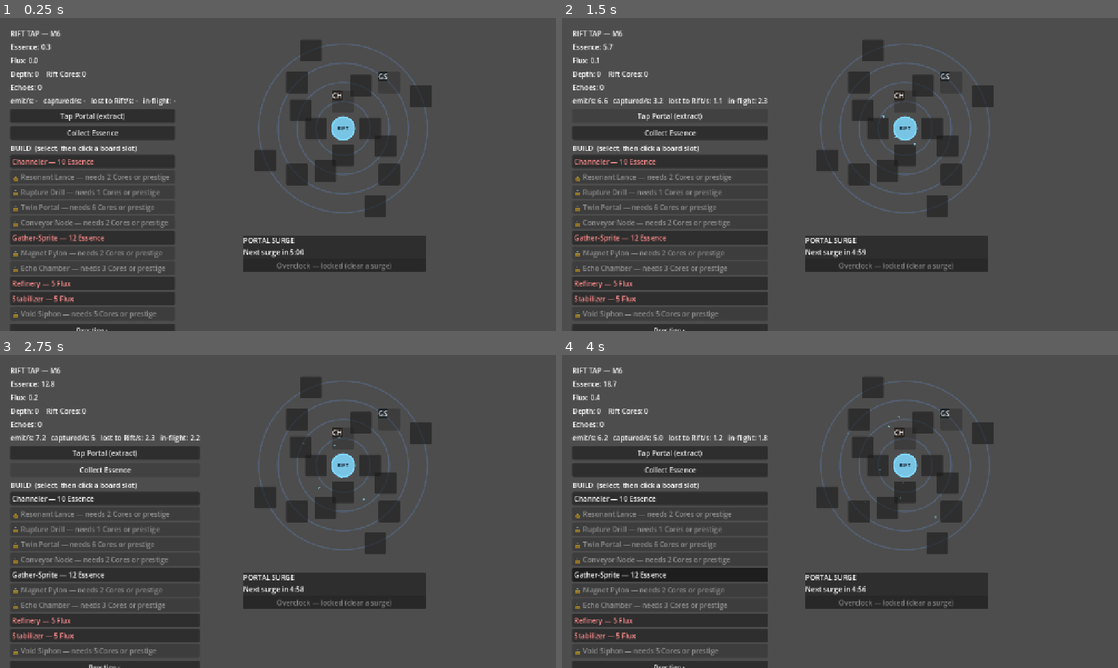
Above: before the commit, frames 1-4 (two rows, left to right).
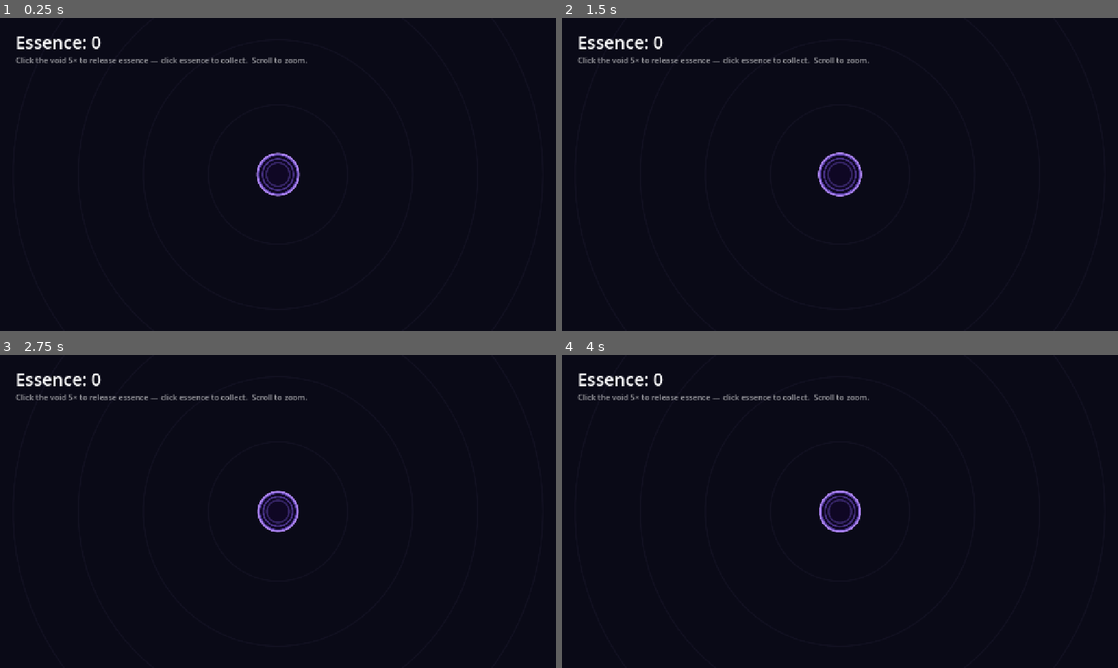
Above: after the commit, the same moments.

Repository: SebRobitaille/reboot-inc
Game: Godot game, scene res://scenes/prototype/VoidGame.tscn
Two runs of this game, one before a commit and one after it. Both use one fixed random seed, a clock stepped at 60 frames per second and the inputs below. Before the commit the project starts from res://scenes/main/Main.tscn.
Inputs (mouse positions are in pixels of both pictures, inside the frame that each line leads up to):
- Up to frame 1 (0.25 s): no input
- Up to frame 2 (1.5 s): click (656, 115) at 0.5 s, where only the run before the commit has a clickable "Tap Portal (extract)"; click (667, 115) at 1.25 s, where only the run before the commit has a clickable "Tap Portal (extract)"
- Up to frame 3 (2.75 s): click (105, 470) at 2 s, where only the run before the commit has a clickable "Collect Essence"
- Up to frame 4 (4 s): click (667, 498) at 2.75 s, where only the run before the commit has a clickable "Channeler — 10 Essence"; click (667, 574) at 3.5 s, where only the run before the commit has a clickable "Gather-Sprite — 12 Essence"

The runs differ from the first frame. In frame 1, 100% of the frame differs, in the area x 0-100%, y 0-100%; in frame 2, 100%; in frame 3, 100%; in frame 4, 98%.

Commit message:
Rift Tap: pivot to void-clicker prototype
New direction (scenes/prototype/), a tactile top-down clicker:

- void_game.gd: a small void portal centered on screen; click it 5x to
  release one Essence (charge arc shows progress); Essence scatters out and
  settles in a ring around the void; click drops to collect. Scroll-wheel
  zoom via Camera2D. Opens on the secondary monitor for dev.
- essence.gd / Essence.tscn: a drop flung from the void rim that drifts out
  under friction and is collected on click.
- project.godot main scene -> VoidGame.tscn.

The earlier simulation game (economy/surges/prestige/board) stays in the
repo and its autoloads still load, dormant; can be stripped later.

Co-Authored-By: Claude Opus 4.8 <noreply@anthropic.com>

Diff:
--- a/GodotProjects/void_miner/docs/rift_tap/project.godot
+++ b/GodotProjects/void_miner/docs/rift_tap/project.godot
@@ -11,17 +11,8 @@
 [application]
 
 config/name="Rift Tap"
-run/main_scene="res://scenes/main/Main.tscn"
+run/main_scene="res://scenes/prototype/VoidGame.tscn"
 config/features=PackedStringArray("4.6", "Forward Plus")
-
-[display]
-
-; Launch fullscreen; the fixed-layout UI is scaled to fill via canvas_items stretch.
-window/size/viewport_width=1280
-window/size/viewport_height=720
-window/size/mode=3
-window/stretch/mode="canvas_items"
-window/stretch/aspect="keep"
 
 [autoload]
 
@@ -34,3 +25,10 @@
 PrestigeManager="*res://autoload/prestige_manager.gd"
 SaveManager="*res://autoload/save_manager.gd"
 AudioManager="*res://autoload/audio_manager.gd"
+
+[display]
+
+window/size/viewport_width=1280
+window/size/viewport_height=720
+window/size/mode=3
+window/stretch/mode="canvas_items"
--- /dev/null
+++ b/GodotProjects/void_miner/docs/rift_tap/scenes/prototype/Essence.tscn
@@ -0,0 +1,12 @@
+[gd_scene load_steps=3 format=3]
+
+[ext_resource type="Script" path="res://scenes/prototype/essence.gd" id="1_ess"]
+
+[sub_resource type="CircleShape2D" id="CircleShape2D_1"]
+radius = 26.0
+
+[node name="Essence" type="Area2D"]
+script = ExtResource("1_ess")
+
+[node name="CollisionShape2D" type="CollisionShape2D" parent="."]
+shape = SubResource("CircleShape2D_1")
--- /dev/null
+++ b/GodotProjects/void_miner/docs/rift_tap/scenes/prototype/VoidGame.tscn
@@ -0,0 +1,6 @@
+[gd_scene load_steps=2 format=3]
+
+[ext_resource type="Script" path="res://scenes/prototype/void_game.gd" id="1_void"]
+
+[node name="VoidGame" type="Node2D"]
+script = ExtResource("1_void")
--- /dev/null
+++ b/GodotProjects/void_miner/docs/rift_tap/scenes/prototype/essence.gd
@@ -0,0 +1,40 @@
+extends Area2D
+## A drop of Essence (top-down): flung outward from the void, it drifts and settles
+## on the ground around the void, glowing until the player clicks it to collect.
+
+signal collected(amount: int)
+
+const DRAG := 3.0          # how fast outward motion bleeds off (lower = travels further)
+const STOP_SPEED := 10.0
+const RADIUS := 15.0
+
+var _vel := Vector2.ZERO
+var _settled := false
+
+func setup(pos: Vector2, vel: Vector2) -> void:
+	position = pos
+	_vel = vel
+
+func _ready() -> void:
+	input_pickable = true
+	input_event.connect(_on_input)
+
+func _process(delta: float) -> void:
+	if not _settled:
+		position += _vel * delta
+		_vel -= _vel * DRAG * delta
+		if _vel.length() < STOP_SPEED:
+			_vel = Vector2.ZERO
+			_settled = true
+	queue_redraw()
+
+func _draw() -> void:
+	draw_circle(Vector2.ZERO, RADIUS + 5.0, Color(0.4, 0.9, 1.0, 0.18))   # soft glow
+	draw_circle(Vector2.ZERO, RADIUS, Color(0.55, 0.92, 1.0))
+	draw_circle(Vector2(-4.0, -4.0), RADIUS * 0.45, Color(1, 1, 1, 0.85))  # highlight
+
+func _on_input(_viewport: Node, event: InputEvent, _shape: int) -> void:
+	if event is InputEventMouseButton and event.pressed and event.button_index == MOUSE_BUTTON_LEFT:
+		collected.emit(1)
+		get_viewport().set_input_as_handled()
+		queue_free()
--- /dev/null
+++ b/GodotProjects/void_miner/docs/rift_tap/scenes/prototype/void_game.gd
@@ -0,0 +1,117 @@
+extends Node2D
+## Prototype core loop (top-down): click the central void to charge it; every few
+## clicks it releases one Essence, which scatters out and settles on the ground
+## around the void. Click the drops to collect them. Scroll to zoom.
+
+const EssenceScene := preload("res://scenes/prototype/Essence.tscn")
+const VIEW := Vector2(1280, 720)
+const PORTAL := Vector2(640, 360)
+const PORTAL_RADIUS := 44.0
+const CLICKS_PER_ESSENCE := 5
+
+const ZOOM_MIN := 0.4
+const ZOOM_MAX := 2.5
+const ZOOM_STEP := 1.1
+
+var _essence := 0
+var _click_count := 0
+var _count_label: Label
+var _click_pulse := 0.0
+var _time := 0.0
+var _camera: Camera2D
+
+func _ready() -> void:
+	_open_on_secondary_monitor()
+
+	_camera = Camera2D.new()
+	_camera.position = PORTAL          # zoom stays centred on the void
+	_camera.zoom = Vector2.ONE
+	add_child(_camera)
+	_camera.make_current()
+
+	var layer := CanvasLayer.new()
+	add_child(layer)
+	_count_label = Label.new()
+	_count_label.position = Vector2(36, 28)
+	_count_label.add_theme_font_size_override("font_size", 40)
+	layer.add_child(_count_label)
+	var hint := Label.new()
+	hint.position = Vector2(36, 84)
+	hint.add_theme_font_size_override("font_size", 18)
+	hint.modulate = Color(1, 1, 1, 0.6)
+	hint.text = "Click the void %d× to release essence — click essence to collect.  Scroll to zoom." % CLICKS_PER_ESSENCE
+	layer.add_child(hint)
+	_refresh()
+
+## Dev convenience: open on the secondary monitor (not the primary). Toggling to
+## windowed, moving, then back to fullscreen reliably relocates a fullscreen window.
+func _open_on_secondary_monitor() -> void:
+	if DisplayServer.get_screen_count() <= 1:
+		return
+	var primary := DisplayServer.get_primary_screen()
+	for s in DisplayServer.get_screen_count():
+		if s != primary:
+			DisplayServer.window_set_mode(DisplayServer.WINDOW_MODE_WINDOWED)
+			DisplayServer.window_set_current_screen(s)
+			DisplayServer.window_set_mode(DisplayServer.WINDOW_MODE_FULLSCREEN)
+			return
+
+func _process(delta: float) -> void:
+	_time += delta
+	if _click_pulse > 0.0:
+		_click_pulse = maxf(_click_pulse - delta * 3.0, 0.0)
+	queue_redraw()
+
+func _draw() -> void:
+	# Oversized backdrop so zooming out never reveals empty space.
+	draw_rect(Rect2(PORTAL - Vector2(3000, 3000), Vector2(6000, 6000)), Color(0.04, 0.04, 0.09))
+	# Spread-out floor rings — a pit seen from above.
+	for i in 4:
+		draw_arc(PORTAL, 160.0 + i * 150.0, 0.0, TAU, 96, Color(0.5, 0.45, 0.7, 0.06), 2.0, true)
+	# The void: dark core with glowing rings, breathing idle + a pulse on click.
+	var r := PORTAL_RADIUS + sin(_time * 1.5) * 2.0 + _click_pulse * 9.0
+	draw_circle(PORTAL, r, Color(0.06, 0.03, 0.14))
+	for i in 3:
+		draw_arc(PORTAL, r * (1.0 - i * 0.2), 0.0, TAU, 48, Color(0.55, 0.40, 1.0, 0.6 - i * 0.15), 2.5, true)
+	draw_arc(PORTAL, r + 3.0, 0.0, TAU, 48, Color(0.72, 0.55, 1.0, 0.9), 3.0, true)
+	# Charge arc: progress toward the next Essence.
+	if _click_count > 0:
+		var frac := float(_click_count) / CLICKS_PER_ESSENCE
+		draw_arc(PORTAL, r + 10.0, -PI / 2.0, -PI / 2.0 + TAU * frac, 48, Color(0.6, 0.95, 1.0, 0.95), 3.0, true)
+
+func _unhandled_input(event: InputEvent) -> void:
+	if event is InputEventMouseButton and event.pressed:
+		if event.button_index == MOUSE_BUTTON_WHEEL_UP:
+			_zoom(ZOOM_STEP)
+		elif event.button_index == MOUSE_BUTTON_WHEEL_DOWN:
+			_zoom(1.0 / ZOOM_STEP)
+		elif event.button_index == MOUSE_BUTTON_LEFT:
+			if get_global_mouse_position().distance_to(PORTAL) <= PORTAL_RADIUS + 18.0:
+				_click_void()
+
+func _zoom(factor: float) -> void:
+	var z := clampf(_camera.zoom.x * factor, ZOOM_MIN, ZOOM_MAX)
+	_camera.zoom = Vector2(z, z)
+
+func _click_void() -> void:
+	_click_pulse = 1.0
+	_click_count += 1
+	if _click_count >= CLICKS_PER_ESSENCE:
+		_click_count = 0
+		_spawn_essence()
+
+func _spawn_essence() -> void:
+	var dir := Vector2.from_angle(randf() * TAU)
+	var orb := EssenceScene.instantiate()
+	add_child(orb)
+	# Emerge from the rim and fly clear of the void so it settles in a ring around it
+	# (and never under the void's click area).
+	orb.setup(PORTAL + dir * PORTAL_RADIUS, dir * randf_range(260.0, 460.0))
+	orb.collected.connect(_on_collected)
+
+func _on_collected(amount: int) -> void:
+	_essence += amount
+	_refresh()
+
+func _refresh() -> void:
+	_count_label.text = "Essence: %d" % _essence
Not shown, added: GodotProjects/void_miner/docs/rift_tap/scenes/prototype/essence.gd.uid
Not shown, added: GodotProjects/void_miner/docs/rift_tap/scenes/prototype/void_game.gd.uid
